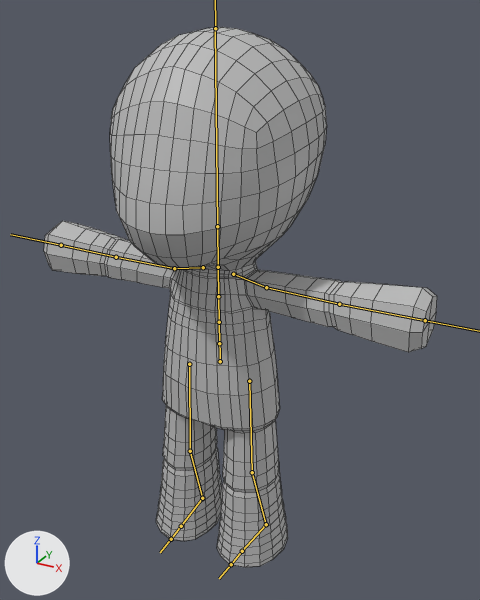
The FBX model Assets/Meshes/Character/Dummy/Dummy_Happy_Idle_Animation.fbx: old version first, new version second.
Camera for both pictures: a 50 mm camera at (1.74, -2.91, 3.11) aimed at (0.04, 0.18, 1.57). Arrows for +X, +Y and +Z are at lower left; the lights stay in place. The bones that bend it are drawn over the model as lines. Mesh edges are drawn as thin lines.

In view in the first picture: 'Character_Mesh'.
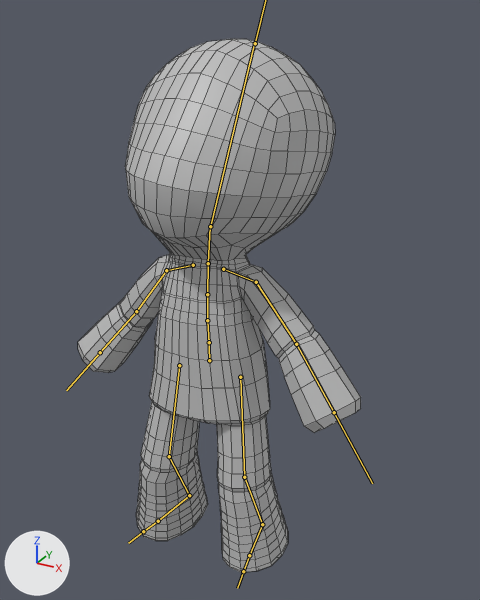
The newer file adds an action. The first version stands in its rest pose; the second is drawn at frame 38 of the action 'happy_idle_animation'.

The change in detail:
Bone 'mixamorig:Hips' (bone_mixamorig_hips) moves from (0.0, 0.0, 0.0) to (-8.2, -1.3, -2.5).
Bone 'mixamorig:Hips' (bone_mixamorig_hips) turns from (0, 0, 0) to (0, 5, 2) degrees about its own x, y and z.
Bone 'mixamorig:Spine1' (bone_mixamorig_spine1) turns from (0, 0, 0) to (-4, 0, 0) degrees about its own x, y and z.
Bone 'mixamorig:Spine2' (bone_mixamorig_spine2) turns from (0, 0, 0) to (-4, 0, 0) degrees about its own x, y and z.
Bone 'mixamorig:Neck' (bone_mixamorig_neck) turns from (0, 0, 0) to (-3, 0, -1) degrees about its own x, y and z.
Bone 'mixamorig:Head' (bone_mixamorig_head) turns from (0, 0, 0) to (-8, -4, -7) degrees about its own x, y and z.
Bone 'mixamorig:LeftShoulder' (bone_mixamorig_leftshoulder) turns from (0, 0, 0) to (6, 4, -5) degrees about its own x, y and z.
Bone 'mixamorig:LeftArm' (bone_mixamorig_leftarm) turns from (0, 0, 0) to (42, 8, 17) degrees about its own x, y and z.
Bone 'mixamorig:LeftForeArm' (bone_mixamorig_leftforearm) turns from (0, 0, 0) to (3, -5, 8) degrees about its own x, y and z.
Bone 'mixamorig:RightShoulder' (bone_mixamorig_rightshoulder) turns from (0, 0, 0) to (7, -2, 4) degrees about its own x, y and z.
Bone 'mixamorig:RightArm' (bone_mixamorig_rightarm) turns from (0, 0, 0) to (42, -4, 7) degrees about its own x, y and z.
Bone 'mixamorig:RightForeArm' (bone_mixamorig_rightforearm) turns from (0, 0, 0) to (2, 8, -14) degrees about its own x, y and z.
Bone 'mixamorig:LeftUpLeg' (bone_mixamorig_leftupleg) turns from (0, 0, 0) to (9, -8, 2) degrees about its own x, y and z.
Bone 'mixamorig:LeftLeg' (bone_mixamorig_leftleg) turns from (0, 0, 0) to (-12, -1, 3) degrees about its own x, y and z.
Bone 'mixamorig:LeftFoot' (bone_mixamorig_leftfoot) turns from (0, 0, 0) to (1, -5, 1) degrees about its own x, y and z.
Bone 'mixamorig:RightUpLeg' (bone_mixamorig_rightupleg) turns from (0, 0, 0) to (9, 10, -3) degrees about its own x, y and z.
Bone 'mixamorig:RightLeg' (bone_mixamorig_rightleg) turns from (0, 0, 0) to (-17, 8, -3) degrees about its own x, y and z.
Bone 'mixamorig:RightFoot' (bone_mixamorig_rightfoot) turns from (0, 0, 0) to (4, 5, -1) degrees about its own x, y and z.

Where the change shows, as pixel boxes [x1, y1, x2, y2] in the pictures (480 x 600 px):
'Character_Mesh', posed (28% narrower)
    before: [44, 27, 437, 567]
    after: [78, 39, 361, 573]
bone 'mixamorig:Hips', root to tip
    before: (220, 361) to (219, 333)
    after: (209, 360) to (208, 333)
bone 'mixamorig:Spine1', root to tip
    before: (219, 322) to (218, 296)
    after: (207, 320) to (207, 294)
bone 'mixamorig:Spine2', root to tip
    before: (218, 296) to (218, 266)
    after: (207, 294) to (208, 263)
bone 'mixamorig:Neck', root to tip
    before: (218, 267) to (217, 226)
    after: (208, 263) to (210, 226)
bone 'mixamorig:Head', root to tip
    before: (217, 226) to (215, 28)
    after: (210, 226) to (254, 43)
bone 'mixamorig:LeftShoulder', root to tip
    before: (233, 274) to (266, 287)
    after: (223, 269) to (256, 282)
bone 'mixamorig:LeftArm', root to tip
    before: (266, 287) to (339, 304)
    after: (256, 282) to (296, 344)
bone 'mixamorig:LeftForeArm', root to tip
    before: (339, 304) to (425, 320)
    after: (296, 344) to (334, 412)
bone 'mixamorig:RightShoulder', root to tip
    before: (203, 267) to (174, 268)
    after: (193, 265) to (166, 270)
bone 'mixamorig:RightArm', root to tip
    before: (174, 268) to (116, 257)
    after: (166, 270) to (136, 311)
bone 'mixamorig:RightForeArm', root to tip
    before: (116, 257) to (61, 245)
    after: (136, 311) to (100, 352)
bone 'mixamorig:LeftUpLeg', root to tip
    before: (249, 381) to (252, 472)
    after: (240, 377) to (244, 477)
bone 'mixamorig:LeftLeg', root to tip
    before: (252, 472) to (266, 524)
    after: (244, 477) to (262, 524)
bone 'mixamorig:LeftFoot', root to tip
    before: (266, 524) to (242, 551)
    after: (262, 524) to (249, 555)
bone 'mixamorig:RightUpLeg', root to tip
    before: (189, 364) to (190, 451)
    after: (179, 365) to (169, 456)
bone 'mixamorig:RightLeg', root to tip
    before: (190, 451) to (202, 498)
    after: (169, 456) to (189, 495)
bone 'mixamorig:RightFoot', root to tip
    before: (202, 498) to (181, 526)
    after: (189, 495) to (158, 521)
